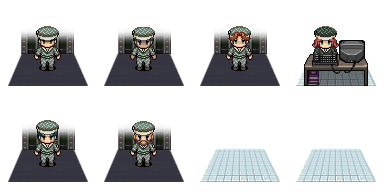
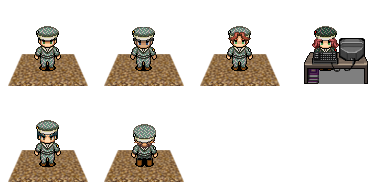
Layers edited between the first and the second 384 x 192 image:
painted on "Layer #3" over left=131, top=38, right=368, bottom=167
painted on "Layer #1" over left=130, top=121, right=157, bottom=167
hid "Layer #2" over left=8, top=29, right=376, bottom=182
hid "Layer" over left=8, top=53, right=376, bottom=182
added layer "Layer #7" above "Actor4.png" over left=8, top=54, right=280, bottom=182
